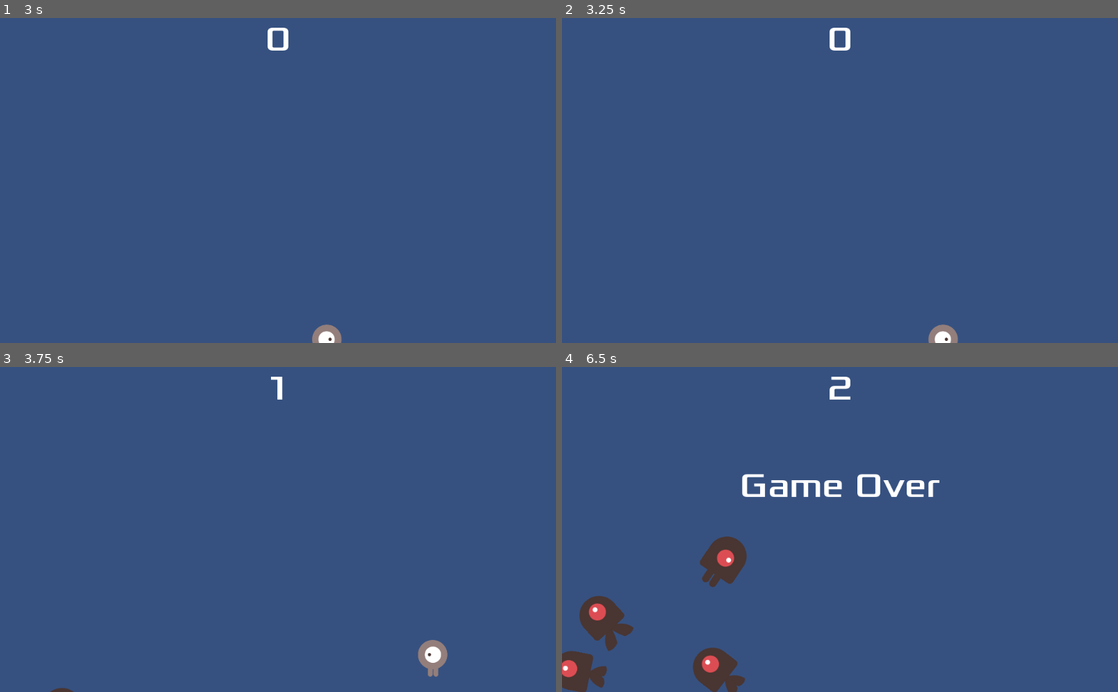
Above: before the commit, frames 1-4 (two rows, left to right).
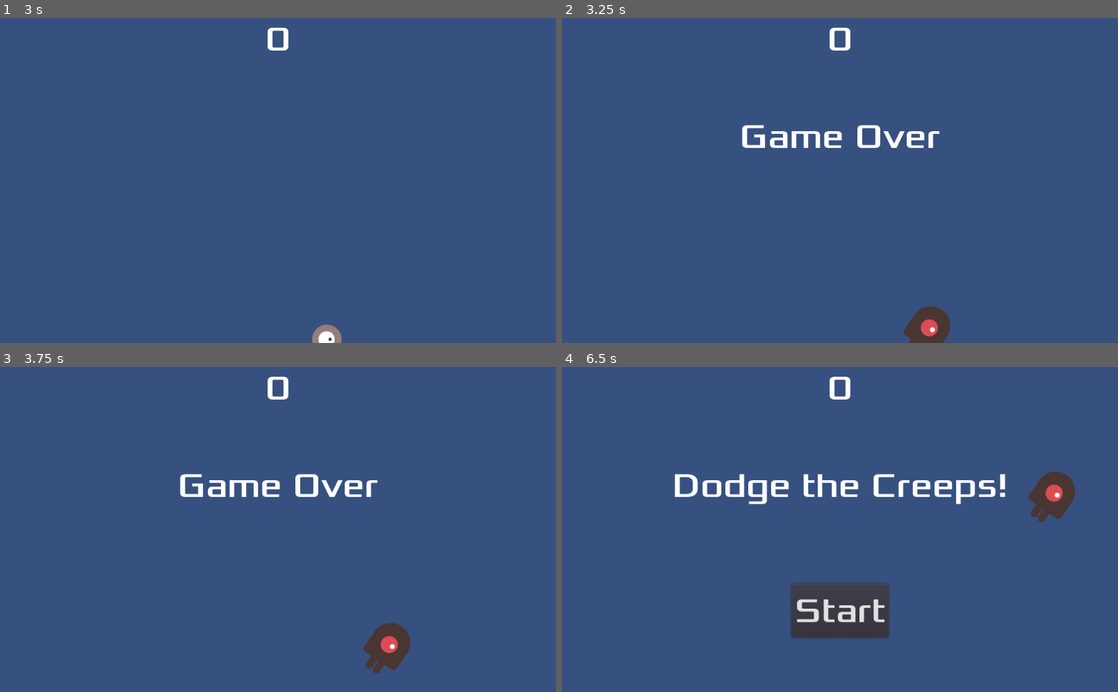
Above: after the commit, the same moments.

Repository: Kaifungamedev/first-godot-program-dodge
Game: Godot game, scene res://Main.tscn
The game is run twice, just before and just after one commit, with the same random seed, the same clock (stepped at 60 frames per second) and the same inputs.
Inputs (mouse positions are in pixels of both pictures, inside the frame that each line leads up to):
- Up to frame 1 (3 s): click "Start" at 0.5 s; tap Enter at 1.25 s; move the mouse to (400, 164) at 1.27 s; hold Right (ui_right) 1.28-2.03 s; click (400, 164) at 1.42 s; move the mouse to (166, 196) at 2.02 s; hold Down (ui_down) 2.03-2.78 s; move the mouse to (333, 109) at 2.77 s; hold Right (ui_right) from 2.78 s (still down)
- Up to frame 2 (3.25 s): keep holding Right (ui_right)
- Up to frame 3 (3.75 s): move the mouse to (250, 594) at 3.52 s; release Right (ui_right) at 3.53 s; hold Up (ui_up) from 3.53 s (still down); click (250, 594) at 3.67 s
- Up to frame 4 (6.5 s): move the mouse to (1006, 578) at 4.27 s; release Up (ui_up) at 4.28 s; hold Left (ui_left) 4.28-5.78 s; move the mouse to (673, 480) at 5.02 s; move the mouse to (867, 529) at 5.77 s; hold Down (ui_down) from 5.78 s (still down); click (867, 529) at 5.92 s

Frame 1 is identical in both runs. In frame 2, 1.8% of the frame differs, in the area x 32-72%, y 32-100%; in frame 3, 2.6%; in frame 4, 9.5%, in the area x 0-93%, y 2-100%.

Commit message:
Updata controles

Diff:
--- a/Main.tscn
+++ b/Main.tscn
@@ -9,7 +9,7 @@
 
 [sub_resource type="Curve2D" id=1]
 _data = {
-"points": PoolVector2Array( 0, 0, 0, 0, 0, 0, 0, 0, 0, 0, 480, 0, 0, 0, 0, 0, 480, 720, 0, 0, 0, 0, 0, 720, 0, 0, 0, 0, 0, 0 )
+"points": PoolVector2Array( 0, 0, 0, 0, 0, 0, 0, 0, 0, 0, 1024, 0, 0, 0, 0, 0, 1024, 600, 0, 0, 0, 0, 0, 600, 0, 0, 0, 0, 0, 0 )
 }
 
 [node name="Main" type="Node"]
--- a/Player.gd
+++ b/Player.gd
@@ -28,13 +28,13 @@
 	if is_automoving and position.distance_to(target) > 10:
 		velocity = target - position
 
-	if Input.is_action_pressed("ui_right"):
+	if Input.is_action_pressed("right"):
 		velocity.x += 1
-	if Input.is_action_pressed("ui_left"):
+	if Input.is_action_pressed("left"):
 		velocity.x -= 1
-	if Input.is_action_pressed("ui_down"):
+	if Input.is_action_pressed("down"):
 		velocity.y += 1
-	if Input.is_action_pressed("ui_up"):
+	if Input.is_action_pressed("up"):
 		velocity.y -= 1
 
 	if velocity.length() > 0:
--- a/project.godot
+++ b/project.godot
@@ -14,6 +14,33 @@
 run/main_scene="res://Main.tscn"
 config/icon="res://icon.png"
 
+[input]
+
+up={
+"deadzone": 0.5,
+"events": [ Object(InputEventKey,"resource_local_to_scene":false,"resource_name":"","device":0,"alt":false,"shift":false,"control":false,"meta":false,"command":false,"pressed":false,"scancode":16777232,"physical_scancode":0,"unicode":0,"echo":false,"script":null)
+, Object(InputEventKey,"resource_local_to_scene":false,"resource_name":"","device":0,"alt":false,"shift":false,"control":false,"meta":false,"command":false,"pressed":false,"scancode":87,"physical_scancode":0,"unicode":0,"echo":false,"script":null)
+ ]
+}
+down={
+"deadzone": 0.5,
+"events": [ Object(InputEventKey,"resource_local_to_scene":false,"resource_name":"","device":0,"alt":false,"shift":false,"control":false,"meta":false,"command":false,"pressed":false,"scancode":16777234,"physical_scancode":0,"unicode":0,"echo":false,"script":null)
+, Object(InputEventKey,"resource_local_to_scene":false,"resource_name":"","device":0,"alt":false,"shift":false,"control":false,"meta":false,"command":false,"pressed":false,"scancode":83,"physical_scancode":0,"unicode":0,"echo":false,"script":null)
+ ]
+}
+left={
+"deadzone": 0.5,
+"events": [ Object(InputEventKey,"resource_local_to_scene":false,"resource_name":"","device":0,"alt":false,"shift":false,"control":false,"meta":false,"command":false,"pressed":false,"scancode":65,"physical_scancode":0,"unicode":0,"echo":false,"script":null)
+, Object(InputEventKey,"resource_local_to_scene":false,"resource_name":"","device":0,"alt":false,"shift":false,"control":false,"meta":false,"command":false,"pressed":false,"scancode":16777231,"physical_scancode":0,"unicode":0,"echo":false,"script":null)
+ ]
+}
+right={
+"deadzone": 0.5,
+"events": [ Object(InputEventKey,"resource_local_to_scene":false,"resource_name":"","device":0,"alt":false,"shift":false,"control":false,"meta":false,"command":false,"pressed":false,"scancode":16777233,"physical_scancode":0,"unicode":0,"echo":false,"script":null)
+, Object(InputEventKey,"resource_local_to_scene":false,"resource_name":"","device":0,"alt":false,"shift":false,"control":false,"meta":false,"command":false,"pressed":false,"scancode":68,"physical_scancode":0,"unicode":0,"echo":false,"script":null)
+ ]
+}
+
 [physics]
 
 common/enable_pause_aware_picking=true
